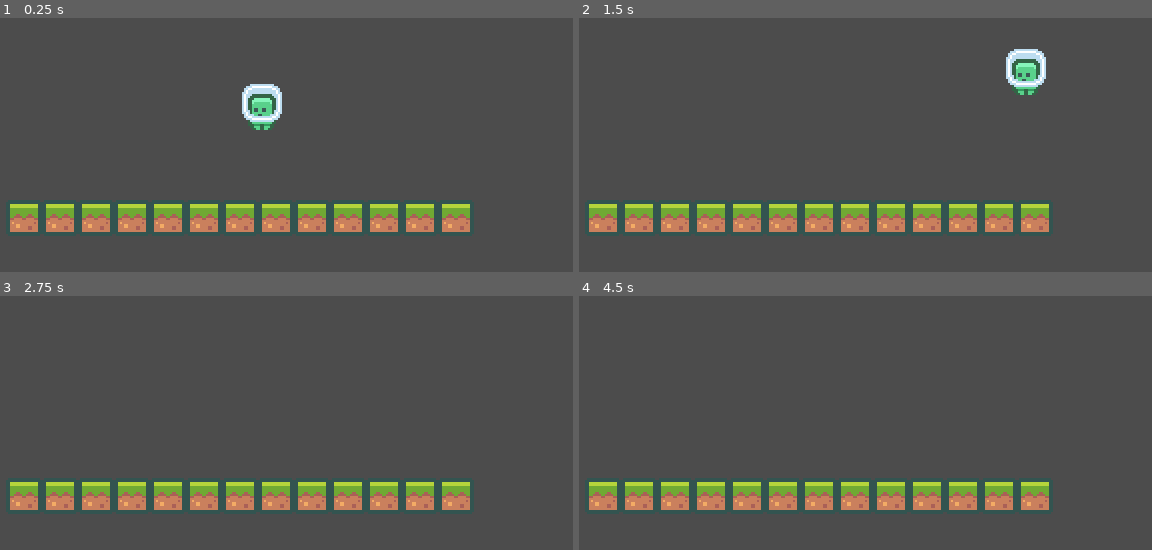
Above: before the commit, frames 1-4 (two rows, left to right).
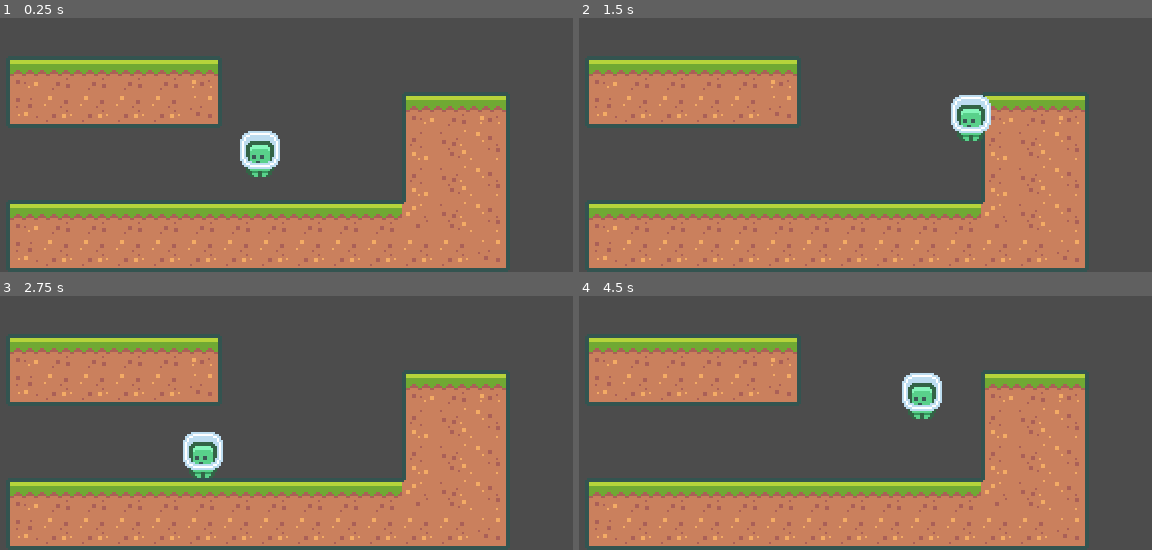
Above: after the commit, the same moments.

Repository: NaveenDotMe/-godot_2d_platformer_game
Game: Godot game, scene res://scenes/Main.tscn
The game is run twice, just before and just after one commit, with the same random seed, the same clock (stepped at 60 frames per second) and the same inputs.
Inputs:
- Up to frame 1 (0.25 s): no input
- Up to frame 2 (1.5 s): hold Space (jump) 0.53-1.28 s; hold D (move_right) from 0.53 s (still down); tap Space (jump) at 1.35 s
- Up to frame 3 (2.75 s): tap Space (jump) at 1.52, 1.82 s; release D (move_right) at 2.03 s; hold A (move_left) from 2.03 s (still down); hold Space (jump) from 2.03 s (still down)
- Up to frame 4 (4.5 s): release A (move_left) at 2.78 s; release Space (jump) at 2.78 s; hold D (move_right) 2.78-4.28 s; tap Space (jump) at 2.85, 3.02, 3.32, 4.35 s; hold Space (jump) 3.53-4.28 s; tap Enter at 4.25 s; hold A (move_left) from 4.28 s (still down)

The runs differ from the first frame. In frame 1, 39% of the frame differs, in the area x 1-90%, y 14-100%; in frame 2, 38%; in frame 3, 38%; in frame 4, 38%.

Commit message:
Tilemap Autotiles

Diff:
--- a/resourses/tiles.tres
+++ b/resourses/tiles.tres
@@ -1,8 +1,71 @@
-[gd_resource type="TileSet" load_steps=3 format=2]
+[gd_resource type="TileSet" load_steps=24 format=2]
 
 [ext_resource path="res://assets/tiles/tiles_packed.png" type="Texture" id=1]
 
 [sub_resource type="ConvexPolygonShape2D" id=1]
+points = PoolVector2Array( 0, 0, 18, 0, 18, 18, 0, 18 )
+
+[sub_resource type="ConvexPolygonShape2D" id=2]
+points = PoolVector2Array( 0, 0, 18, 0, 18, 18, 0, 18 )
+
+[sub_resource type="ConvexPolygonShape2D" id=3]
+points = PoolVector2Array( 0, 0, 18, 0, 18, 18, 0, 18 )
+
+[sub_resource type="ConvexPolygonShape2D" id=4]
+points = PoolVector2Array( 0, 0, 18, 0, 18, 18, 0, 18 )
+
+[sub_resource type="ConvexPolygonShape2D" id=5]
+points = PoolVector2Array( 0, 0, 18, 0, 18, 18, 0, 18 )
+
+[sub_resource type="ConvexPolygonShape2D" id=6]
+points = PoolVector2Array( 0, 0, 18, 0, 18, 18, 0, 18 )
+
+[sub_resource type="ConvexPolygonShape2D" id=7]
+points = PoolVector2Array( 0, 0, 18, 0, 18, 18, 0, 18 )
+
+[sub_resource type="ConvexPolygonShape2D" id=8]
+points = PoolVector2Array( 0, 0, 18, 0, 18, 18, 0, 18 )
+
+[sub_resource type="ConvexPolygonShape2D" id=9]
+points = PoolVector2Array( 0, 0, 18, 0, 18, 18, 0, 18 )
+
+[sub_resource type="ConvexPolygonShape2D" id=10]
+points = PoolVector2Array( 0, 0, 18, 0, 18, 18, 0, 18 )
+
+[sub_resource type="ConvexPolygonShape2D" id=11]
+points = PoolVector2Array( 0, 0, 18, 0, 18, 18, 0, 18 )
+
+[sub_resource type="ConvexPolygonShape2D" id=12]
+points = PoolVector2Array( 0, 0, 18, 0, 18, 18, 0, 18 )
+
+[sub_resource type="ConvexPolygonShape2D" id=13]
+points = PoolVector2Array( 0, 0, 18, 0, 18, 18, 0, 18 )
+
+[sub_resource type="ConvexPolygonShape2D" id=14]
+points = PoolVector2Array( 0, 0, 18, 0, 18, 18, 0, 18 )
+
+[sub_resource type="ConvexPolygonShape2D" id=15]
+points = PoolVector2Array( 0, 0, 18, 0, 18, 18, 0, 18 )
+
+[sub_resource type="ConvexPolygonShape2D" id=16]
+points = PoolVector2Array( 0, 0, 18, 0, 18, 18, 0, 18 )
+
+[sub_resource type="ConvexPolygonShape2D" id=17]
+points = PoolVector2Array( 0, 0, 18, 0, 18, 18, 0, 18 )
+
+[sub_resource type="ConvexPolygonShape2D" id=18]
+points = PoolVector2Array( 0, 0, 18, 0, 18, 18, 0, 18 )
+
+[sub_resource type="ConvexPolygonShape2D" id=19]
+points = PoolVector2Array( 0, 0, 18, 0, 18, 18, 0, 18 )
+
+[sub_resource type="ConvexPolygonShape2D" id=20]
+points = PoolVector2Array( 0, 0, 18, 0, 18, 18, 0, 18 )
+
+[sub_resource type="ConvexPolygonShape2D" id=21]
+points = PoolVector2Array( 18, 18, 0, 18, 0, 18, 18, 18 )
+
+[sub_resource type="ConvexPolygonShape2D" id=22]
 points = PoolVector2Array( 0, 0, 18, 0, 18, 18, 0, 18 )
 
 [resource]
@@ -16,14 +79,163 @@
 0/navigation_offset = Vector2( 0, 0 )
 0/shape_offset = Vector2( 0, 0 )
 0/shape_transform = Transform2D( 1, 0, 0, 1, 0, 0 )
-0/shape = SubResource( 1 )
 0/shape_one_way = false
-0/shape_one_way_margin = 1.0
-0/shapes = [ {
+0/shape_one_way_margin = 0.0
+0/shapes = [  ]
+0/z_index = 0
+1/name = "tiles_packed.png 1"
+1/texture = ExtResource( 1 )
+1/tex_offset = Vector2( 0, 0 )
+1/modulate = Color( 1, 1, 1, 1 )
+1/region = Rect2( 0, 162, 90, 54 )
+1/tile_mode = 1
+1/autotile/bitmask_mode = 1
+1/autotile/bitmask_flags = [ Vector2( 0, 0 ), 432, Vector2( 0, 1 ), 438, Vector2( 0, 2 ), 54, Vector2( 1, 0 ), 504, Vector2( 1, 1 ), 511, Vector2( 1, 2 ), 63, Vector2( 2, 0 ), 216, Vector2( 2, 1 ), 219, Vector2( 2, 2 ), 27, Vector2( 3, 0 ), 255, Vector2( 3, 1 ), 507, Vector2( 4, 0 ), 447, Vector2( 4, 1 ), 510 ]
+1/autotile/icon_coordinate = Vector2( 0, 0 )
+1/autotile/tile_size = Vector2( 18, 18 )
+1/autotile/spacing = 0
+1/autotile/occluder_map = [  ]
+1/autotile/navpoly_map = [  ]
+1/autotile/priority_map = [  ]
+1/autotile/z_index_map = [  ]
+1/occluder_offset = Vector2( 0, 0 )
+1/navigation_offset = Vector2( 0, 0 )
+1/shape_offset = Vector2( 0, 0 )
+1/shape_transform = Transform2D( 1, 0, 0, 1, 0, 0 )
+1/shape = SubResource( 1 )
+1/shape_one_way = false
+1/shape_one_way_margin = 1.0
+1/shapes = [ {
 "autotile_coord": Vector2( 0, 0 ),
 "one_way": false,
 "one_way_margin": 1.0,
 "shape": SubResource( 1 ),
 "shape_transform": Transform2D( 1, 0, 0, 1, 0, 0 )
+}, {
+"autotile_coord": Vector2( 1, 0 ),
+"one_way": false,
+"one_way_margin": 1.0,
+"shape": SubResource( 2 ),
+"shape_transform": Transform2D( 1, 0, 0, 1, 0, 0 )
+}, {
+"autotile_coord": Vector2( 1, 0 ),
+"one_way": false,
+"one_way_margin": 1.0,
+"shape": SubResource( 3 ),
+"shape_transform": Transform2D( 1, 0, 0, 1, 0, 0 )
+}, {
+"autotile_coord": Vector2( 2, 0 ),
+"one_way": false,
+"one_way_margin": 1.0,
+"shape": SubResource( 4 ),
+"shape_transform": Transform2D( 1, 0, 0, 1, 0, 0 )
+}, {
+"autotile_coord": Vector2( 2, 0 ),
+"one_way": false,
+"one_way_margin": 1.0,
+"shape": SubResource( 5 ),
+"shape_transform": Transform2D( 1, 0, 0, 1, 0, 0 )
+}, {
+"autotile_coord": Vector2( 3, 0 ),
+"one_way": false,
+"one_way_margin": 1.0,
+"shape": SubResource( 6 ),
+"shape_transform": Transform2D( 1, 0, 0, 1, 0, 0 )
+}, {
+"autotile_coord": Vector2( 3, 0 ),
+"one_way": false,
+"one_way_margin": 1.0,
+"shape": SubResource( 7 ),
+"shape_transform": Transform2D( 1, 0, 0, 1, 0, 0 )
+}, {
+"autotile_coord": Vector2( 4, 0 ),
+"one_way": false,
+"one_way_margin": 1.0,
+"shape": SubResource( 8 ),
+"shape_transform": Transform2D( 1, 0, 0, 1, 0, 0 )
+}, {
+"autotile_coord": Vector2( 4, 0 ),
+"one_way": false,
+"one_way_margin": 1.0,
+"shape": SubResource( 9 ),
+"shape_transform": Transform2D( 1, 0, 0, 1, 0, 0 )
+}, {
+"autotile_coord": Vector2( 0, 1 ),
+"one_way": false,
+"one_way_margin": 1.0,
+"shape": SubResource( 10 ),
+"shape_transform": Transform2D( 1, 0, 0, 1, 0, 0 )
+}, {
+"autotile_coord": Vector2( 0, 1 ),
+"one_way": false,
+"one_way_margin": 1.0,
+"shape": SubResource( 11 ),
+"shape_transform": Transform2D( 1, 0, 0, 1, 0, 0 )
+}, {
+"autotile_coord": Vector2( 1, 1 ),
+"one_way": false,
+"one_way_margin": 1.0,
+"shape": SubResource( 12 ),
+"shape_transform": Transform2D( 1, 0, 0, 1, 0, 0 )
+}, {
+"autotile_coord": Vector2( 1, 1 ),
+"one_way": false,
+"one_way_margin": 1.0,
+"shape": SubResource( 13 ),
+"shape_transform": Transform2D( 1, 0, 0, 1, 0, 0 )
+}, {
+"autotile_coord": Vector2( 2, 1 ),
+"one_way": false,
+"one_way_margin": 1.0,
+"shape": SubResource( 14 ),
+"shape_transform": Transform2D( 1, 0, 0, 1, 0, 0 )
+}, {
+"autotile_coord": Vector2( 3, 1 ),
+"one_way": false,
+"one_way_margin": 1.0,
+"shape": SubResource( 15 ),
+"shape_transform": Transform2D( 1, 0, 0, 1, 0, 0 )
+}, {
+"autotile_coord": Vector2( 4, 1 ),
+"one_way": false,
+"one_way_margin": 1.0,
+"shape": SubResource( 16 ),
+"shape_transform": Transform2D( 1, 0, 0, 1, 0, 0 )
+}, {
+"autotile_coord": Vector2( 4, 1 ),
+"one_way": false,
+"one_way_margin": 1.0,
+"shape": SubResource( 17 ),
+"shape_transform": Transform2D( 1, 0, 0, 1, 0, 0 )
+}, {
+"autotile_coord": Vector2( 0, 2 ),
+"one_way": false,
+"one_way_margin": 1.0,
+"shape": SubResource( 18 ),
+"shape_transform": Transform2D( 1, 0, 0, 1, 0, 0 )
+}, {
+"autotile_coord": Vector2( 0, 2 ),
+"one_way": false,
+"one_way_margin": 1.0,
+"shape": SubResource( 19 ),
+"shape_transform": Transform2D( 1, 0, 0, 1, 0, 0 )
+}, {
+"autotile_coord": Vector2( 1, 2 ),
+"one_way": false,
+"one_way_margin": 1.0,
+"shape": SubResource( 20 ),
+"shape_transform": Transform2D( 1, 0, 0, 1, 0, 0 )
+}, {
+"autotile_coord": Vector2( 2, 2 ),
+"one_way": false,
+"one_way_margin": 1.0,
+"shape": SubResource( 21 ),
+"shape_transform": Transform2D( 1, 0, 0, 1, 0, 0 )
+}, {
+"autotile_coord": Vector2( 2, 2 ),
+"one_way": false,
+"one_way_margin": 1.0,
+"shape": SubResource( 22 ),
+"shape_transform": Transform2D( 1, 0, 0, 1, 0, 0 )
 } ]
-0/z_index = 0
+1/z_index = 0
--- a/scenes/Main.tscn
+++ b/scenes/Main.tscn
@@ -13,10 +13,10 @@
 tile_set = ExtResource( 1 )
 cell_size = Vector2( 18, 18 )
 format = 1
-tile_data = PoolIntArray( 524290, 0, 0, 524291, 0, 0, 524292, 0, 0, 524293, 0, 0, 524294, 0, 0, 524295, 0, 0, 524296, 0, 0, 524297, 0, 0, 524298, 0, 0, 524299, 0, 0, 524300, 0, 0, 524301, 0, 0, 524302, 0, 0 )
+tile_data = PoolIntArray( 262146, 1, 0, 262147, 1, 1, 262148, 1, 1, 262149, 1, 1, 262150, 1, 1, 262151, 1, 2, 327682, 1, 131072, 327683, 1, 131073, 327684, 1, 131073, 327685, 1, 131073, 327686, 1, 131073, 327687, 1, 131074, 327693, 1, 0, 327694, 1, 1, 327695, 1, 2, 393229, 1, 65536, 393230, 1, 65537, 393231, 1, 65538, 458765, 1, 65536, 458766, 1, 65537, 458767, 1, 65538, 524290, 1, 0, 524291, 1, 1, 524292, 1, 1, 524293, 1, 1, 524294, 1, 1, 524295, 1, 1, 524296, 1, 1, 524297, 1, 1, 524298, 1, 1, 524299, 1, 1, 524300, 1, 1, 524301, 1, 65540, 524302, 1, 65537, 524303, 1, 65538, 589826, 1, 131072, 589827, 1, 131073, 589828, 1, 131073, 589829, 1, 131073, 589830, 1, 131073, 589831, 1, 131073, 589832, 1, 131073, 589833, 1, 131073, 589834, 1, 131073, 589835, 1, 131073, 589836, 1, 131073, 589837, 1, 131073, 589838, 1, 131073, 589839, 1, 131074 )
 
 [node name="Player" type="KinematicBody2D" parent="."]
-position = Vector2( 106, 16 )
+position = Vector2( 105, 16 )
 script = ExtResource( 3 )
 
 [node name="Sprite" type="Sprite" parent="Player"]
--- a/scenes/Player.gd
+++ b/scenes/Player.gd
@@ -1,10 +1,11 @@
 extends KinematicBody2D
 
-var gravity = 300
+var gravity = 1000
 var velocity = Vector2.ZERO
-var maxHorizontalSpeed = 100
-var horizontalAcceleration = 1500
-var jumpSpeed = 200
+var maxHorizontalSpeed = 140
+var horizontalAcceleration = 2000
+var jumpSpeed = 360
+var jumpTerminationMultiplier = 4
 
 func _ready():
 	pass # Replace with function body.
@@ -16,13 +17,15 @@
 
 	velocity.x += moveVector.x * horizontalAcceleration * delta
 	if(moveVector.x == 0):
-		velocity.x = lerp(velocity.x, 0, .1)
-		velocity.x = lerp(0, velocity.x, pow(2, -1 * delta))
+		velocity.x = lerp(0, velocity.x, pow(2, -50 * delta))
 
 	velocity.x = clamp(velocity.x, -maxHorizontalSpeed, maxHorizontalSpeed)
 
 	if(moveVector.y < 0 && is_on_floor()):
 		velocity.y = moveVector.y * jumpSpeed
 
-	velocity.y += gravity * delta
+	if(velocity.y < 0 && ! Input.is_action_pressed("jump")):
+		velocity.y += gravity * jumpTerminationMultiplier * delta
+	else :
+		velocity.y += gravity * delta
 	velocity = move_and_slide(velocity, Vector2.UP)
Binary file changed: assets/tiles/tiles_packed.png
